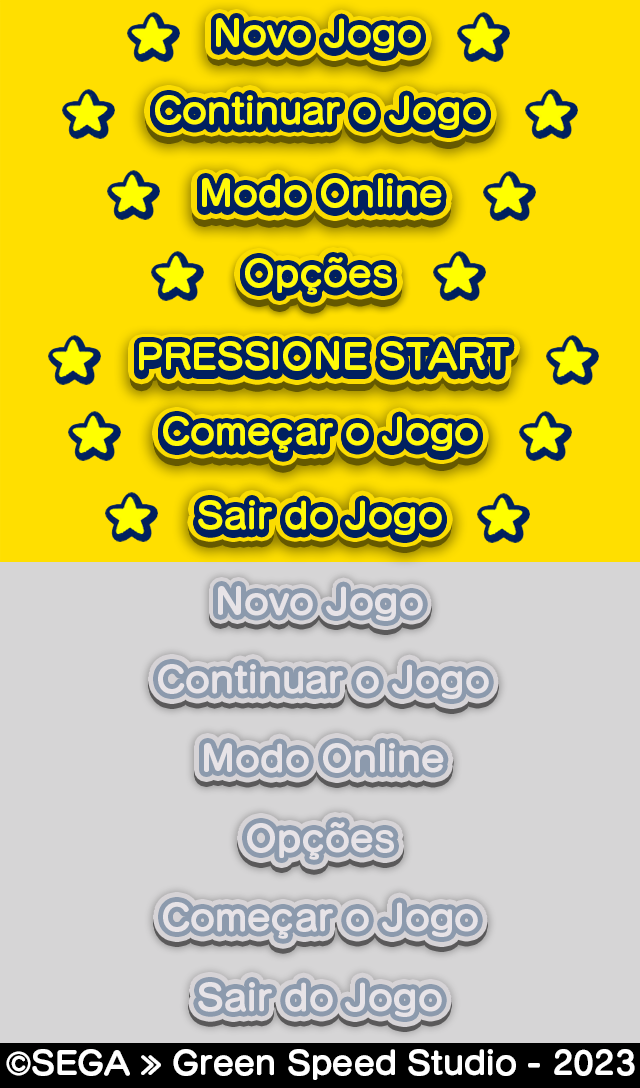
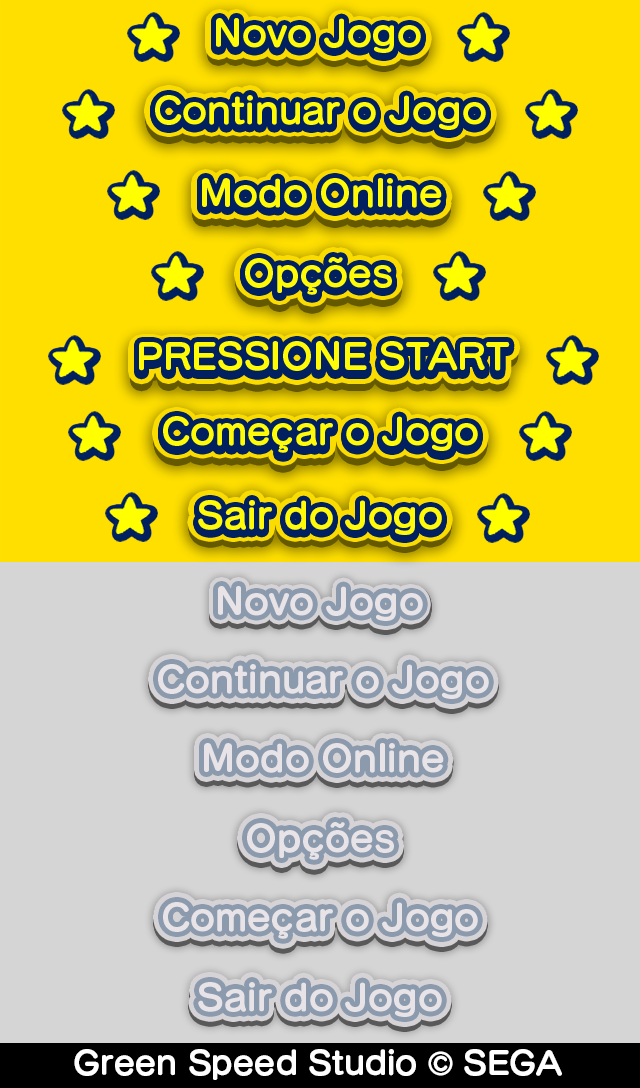
Two versions of the same layered image (640x1088). Layer-by-layer changes:
painted on "Novo Jogo" (4th of 4) over [400, 593, 423, 616]
renamed "©SEGA » Green Speed Studio - 2023 copiar 3" to "Green Speed Studio © SEGA", painted on it over [6, 1049, 635, 1080]
renamed "©SEGA » Green Speed Studio - 2023 copiar 2" to "Green Speed Studio © SEGA", painted on it over [6, 1050, 635, 1080]
renamed "©SEGA » Green Speed Studio - 2023 copiar" to "Green Speed Studio © SEGA", painted on it over [6, 1051, 635, 1080]
renamed "©SEGA » Green Speed Studio - 2023" to "Green Speed Studio © SEGA", painted on it over [6, 1052, 635, 1080]
